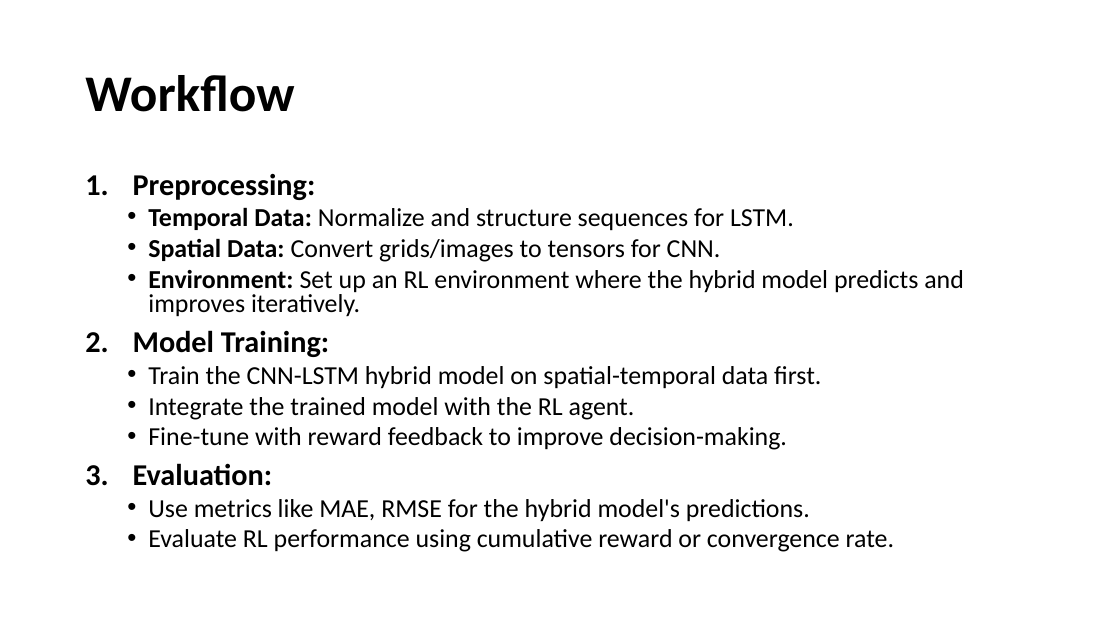
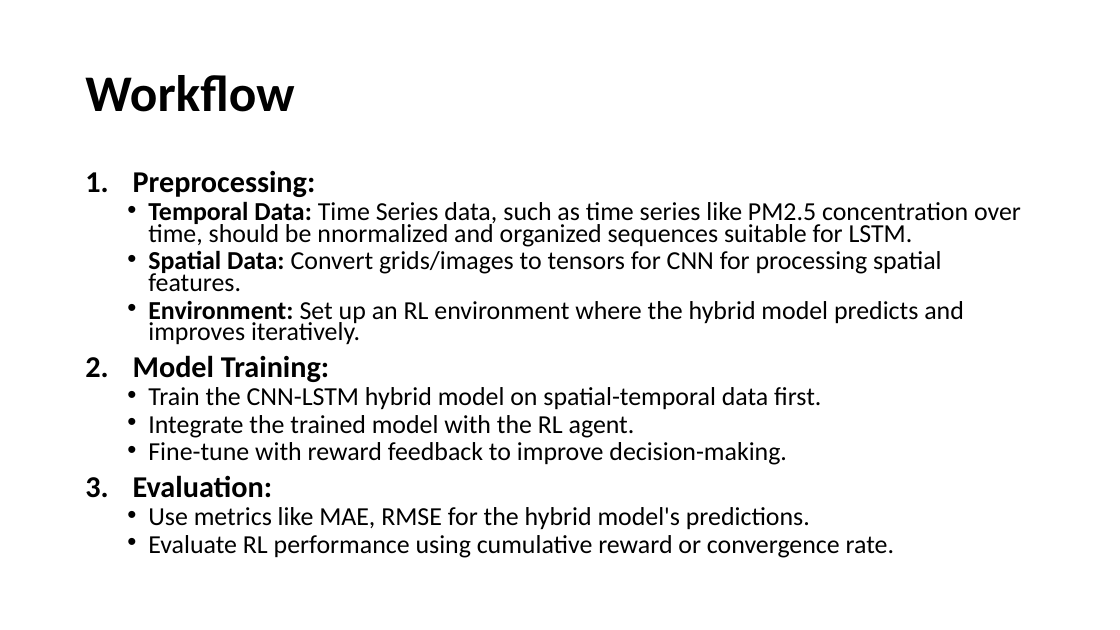
Before and after one commit to urssanj00/VNIT-AAI-SEM2, a slide deck: slide 9 of SEM-2/MINI_PROJECT/VNIT_PRESENTATION_PM2.pptx. Drawn at 1120x630 pixels with LibreOffice and Linux fonts; fonts in the diff are those of the drawing. Boxes give left, top, right and bottom in pixels: in the first picture for what was removed or moved away, otherwise in the second. Text is boxed around its words. In the diff, an @@ line names an element or a change of style, - is before the commit and + after.

```diff
--- a/SEM-2/MINI_PROJECT/VNIT_PRESENTATION_PM2.pptx
+++ b/SEM-2/MINI_PROJECT/VNIT_PRESENTATION_PM2.pptx
@@ text at <box>133,171,964,558</box>: line spacing 0.8 to 0.7 @@
@@ text at <box>148,201,1021,291</box>: text changed @@
-  • Temporal Data: Normalize and structure sequences for LSTM.
-  • Spatial Data: Convert grids/images to tensors for CNN.
+  • Temporal Data: Time Series data, such as time series like PM2.5 concentration over time, should be nnormalized and organized sequences suitable for LSTM.
+  • Spatial Data: Convert grids/images to tensors for CNN for processing spatial features.
```
Also in this commit, not shown: 5 other slides changed.
